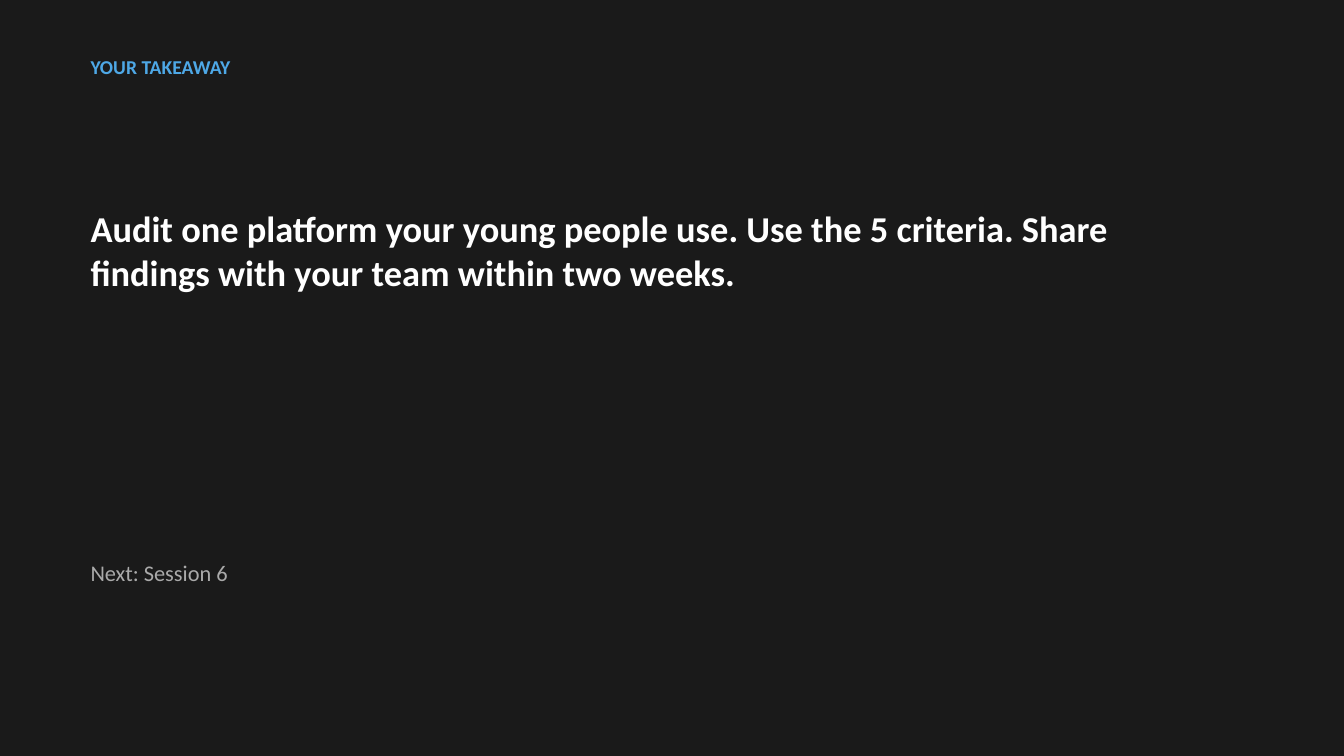
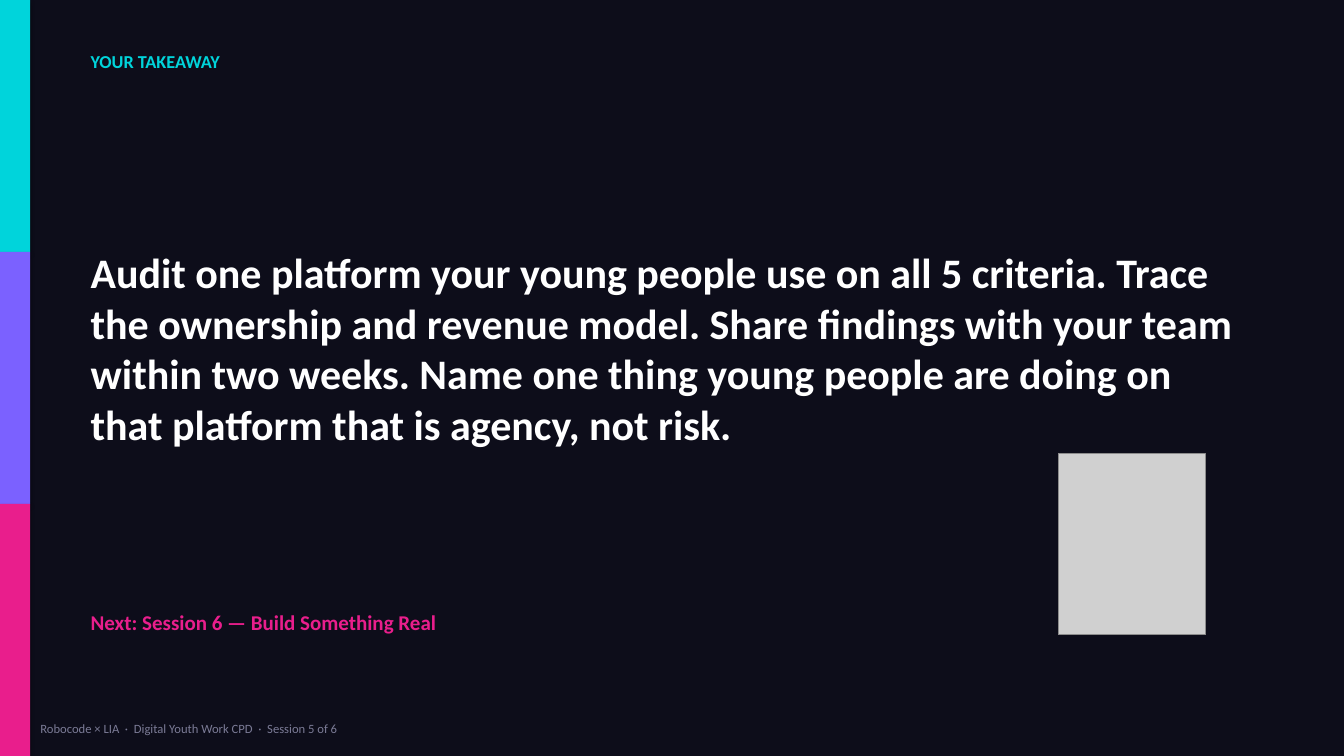
Before and after one commit to bh1ff/cpd-v2, a slide deck: slide 32 of assets/downloads/Session-5-Where-Are-Young-People-Online.pptx (slide 16 before the commit). Drawn at 1344x756 pixels with LibreOffice and Linux fonts; fonts in the diff are those of the drawing; grey boxes stand for pictures. Boxes give left, top, right and bottom in pixels: in the first picture for what was removed or moved away, otherwise in the second. Text is boxed around its words. In the diff, an @@ line names an element or a change of style, - is before the commit and + after.

```diff
--- a/assets/downloads/Session-5-Where-Are-Young-People-Online.pptx
+++ b/assets/downloads/Session-5-Where-Are-Young-People-Online.pptx
@@ background #1A1A1A to #0D0D1A @@
@@ rectangle added at box(0, 0, 30, 252), fill #00D4DB @@
@@ text "YOUR TAKEAWAY" at box(91, 56, 220, 68): size 14 to 13 pt, text colour #4EA8E6 to #00D4DB @@
@@ rectangle added at box(0, 252, 30, 504), fill #7B61FF @@
@@ text at box(91, 258, 1232, 447): text changed; size 26 to 30 pt @@
-Audit one platform your young people use. Use the 5 criteria. Share findings with your team within two weeks.
+Audit one platform your young people use on all 5 criteria. Trace the ownership and revenue model. Share findings with your team within two weeks. Name one thing young people are doing on that platform that is agency, not risk.
@@ picture added at box(1059, 454, 1206, 635) @@
@@ rectangle added at box(0, 504, 30, 756), fill #E91E8C @@
@@ text at box(91, 615, 436, 634): text changed; size 16 to 15 pt; text colour #AAAAAA to #E91E8C; bold on @@
-Next: Session 6
+Next: Session 6 — Build Something Real
@@ text added at box(40, 724, 337, 735), 9 pt, text #7B7B96 @@
+Robocode × LIA · Digital Youth Work CPD · Session 5 of 6
```
Also in this commit, not shown: 6 other slides changed, 25 slides added, 9 slides removed, 5 other files.
